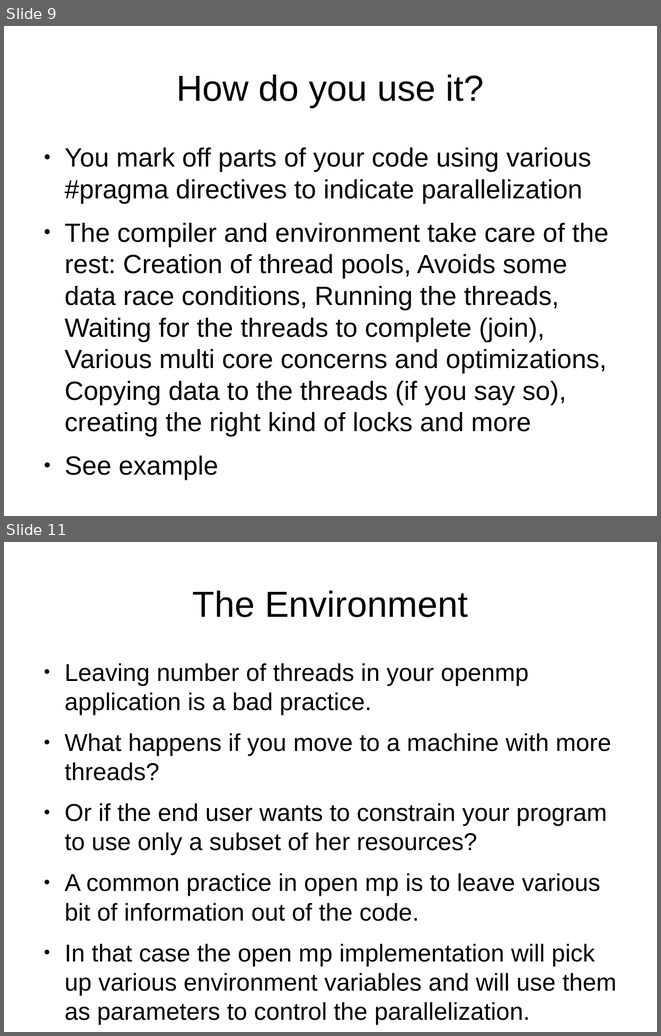
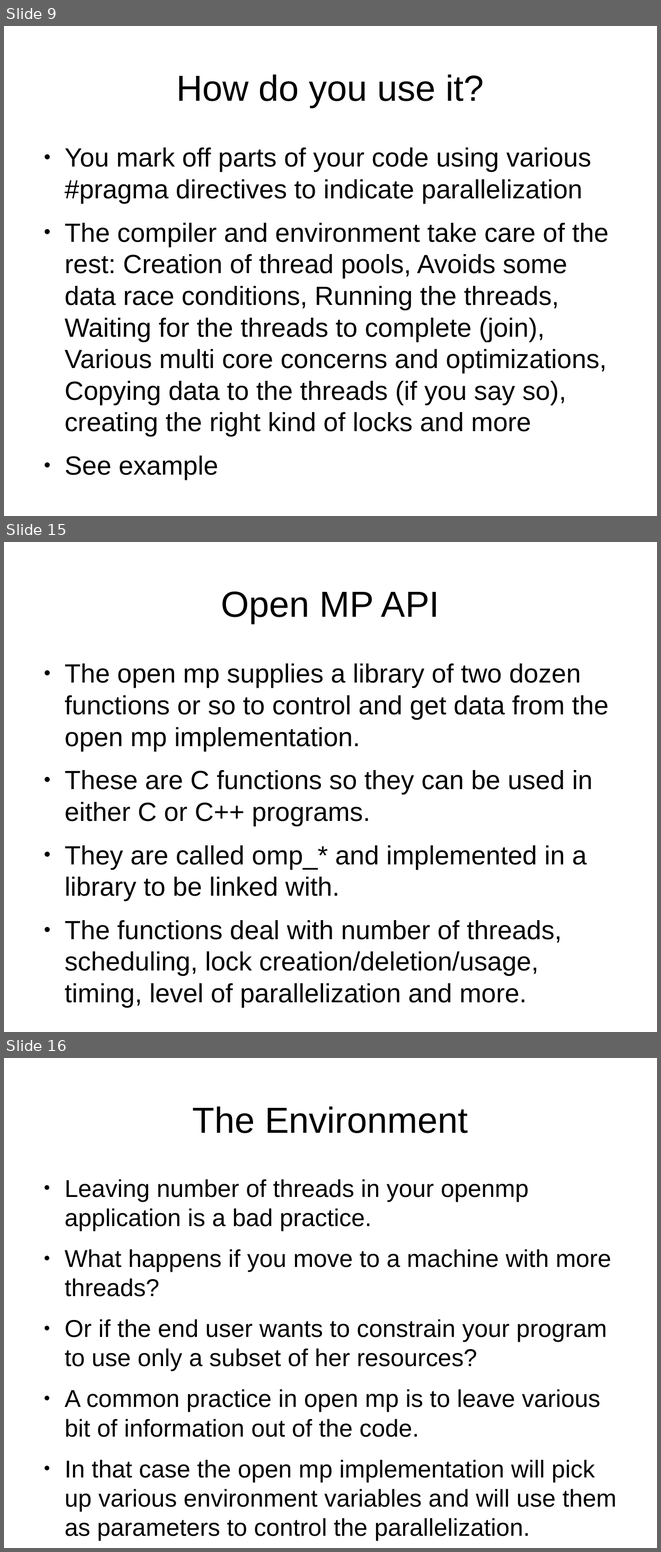
Before and after one commit to veltzer/demos, a slide deck: cpp/multi_core/openmp.odp. Shown one above the other, each under a label of ours: slides 9 and 11 before the commit, slides 9, 15 and 16 after it; the slides between them are not shown. The pictures are 661x1036 and 661x1552 pixels, drawn with LibreOffice and Linux fonts; fonts in the diff are those of the drawing. Boxes give left, top, right and bottom in pixels: in the first picture for what was removed or moved away, otherwise in the second. Text is boxed around its words. In the diff, an @@ line names an element or a change of style, - is before the commit and + after.

```diff
--- a/cpp/multi_core/openmp.odp
+++ b/cpp/multi_core/openmp.odp
@@ slide 15 added at (x1=4, y1=542, x2=657, y2=1032), background #FFFFFF @@
@@ title added at (x1=221, y1=591, x2=440, y2=623), 44 pt, text #000000 @@
+Open MP API
@@ text added at (x1=64, y1=663, x2=609, y2=976), 32 pt, text #000000 @@
+● The open mp supplies a library of two dozen functions or so to control and get data from the open mp implementation.
+● These are C functions so they can be used in either C or C++ programs.
+● They are called omp_* and implemented in a library to be linked with.
+● The functions deal with number of threads, scheduling, lock creation/deletion/usage, timing, level of parallelization and more.
@@ what was slide 11 is now slide 16 @@
```
Also in this commit, not shown: 1 slide changed, 9 other slides added, 4 other files.
